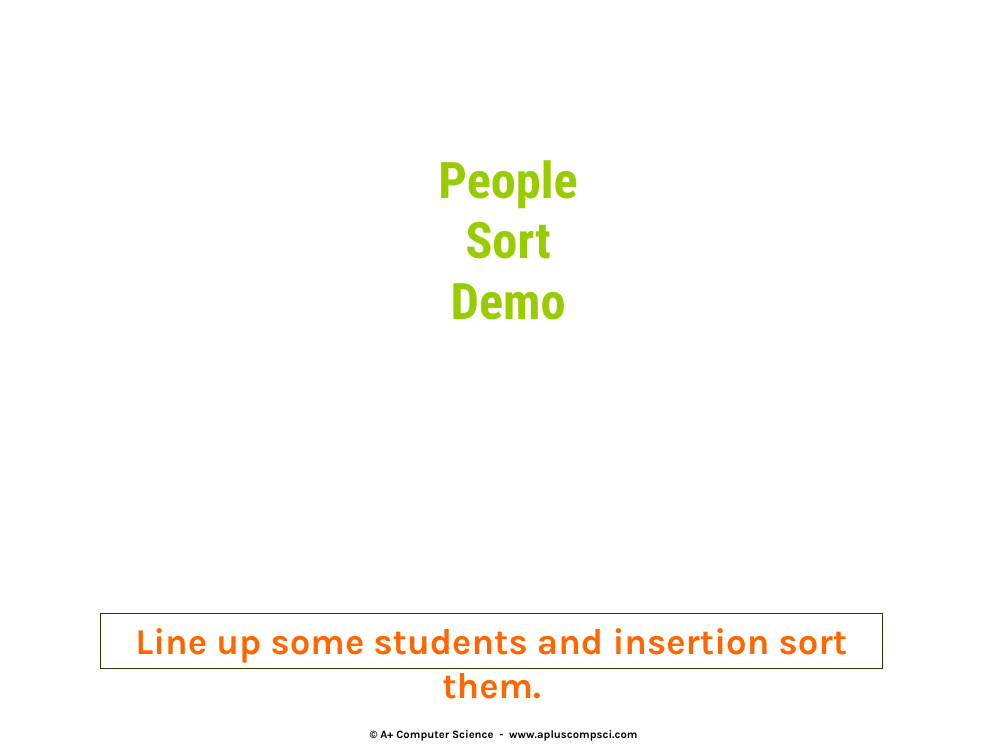
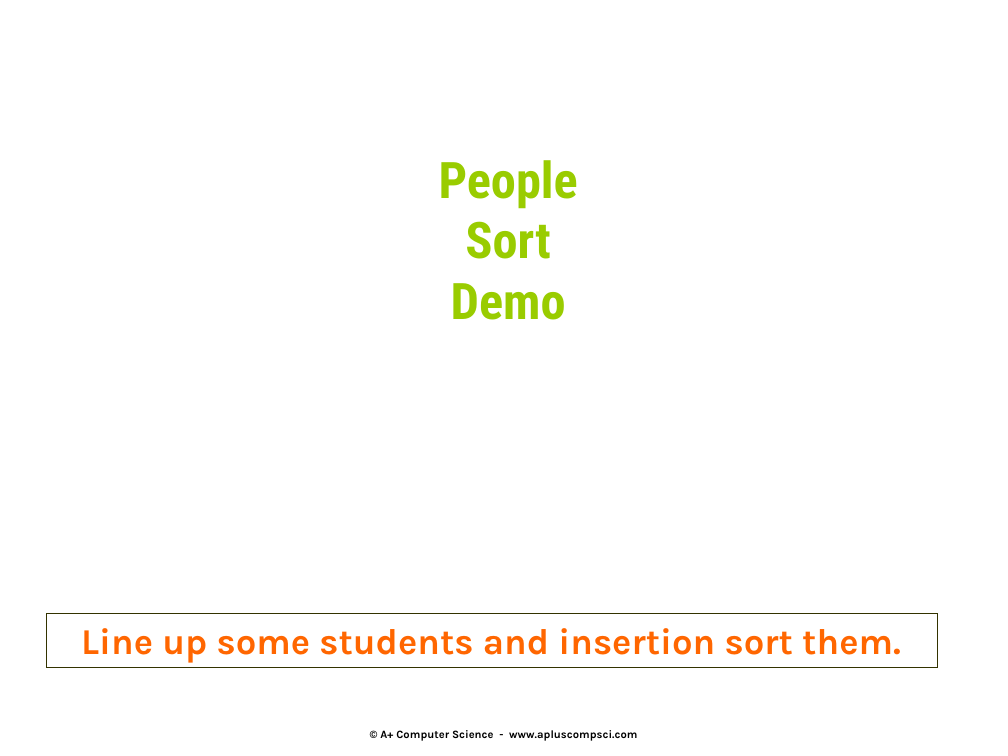
Before and after one commit to Cy-FairCS/cs3, a slide deck: slide 34 of u10b_sorts/notes/n2sorts.pptx (slide 35 before the commit). Drawn at 1008x756 pixels with LibreOffice and Linux fonts; fonts in the diff are those of the drawing. Boxes give left, top, right and bottom in pixels: in the first picture for what was removed or moved away, otherwise in the second. Text is boxed around its words. In the diff, an @@ line names an element or a change of style, - is before the commit and + after.

```diff
--- a/u10b_sorts/notes/n2sorts.pptx
+++ b/u10b_sorts/notes/n2sorts.pptx
@@ rectangle "Line up some students and ...": place and size @@
-rectangle "Line up some students and ..." at [101,613,883,668]
+rectangle "Line up some students and ..." at [46,613,937,667]
```
Also in this commit, not shown: 20 other slides changed, 2 slides removed.
